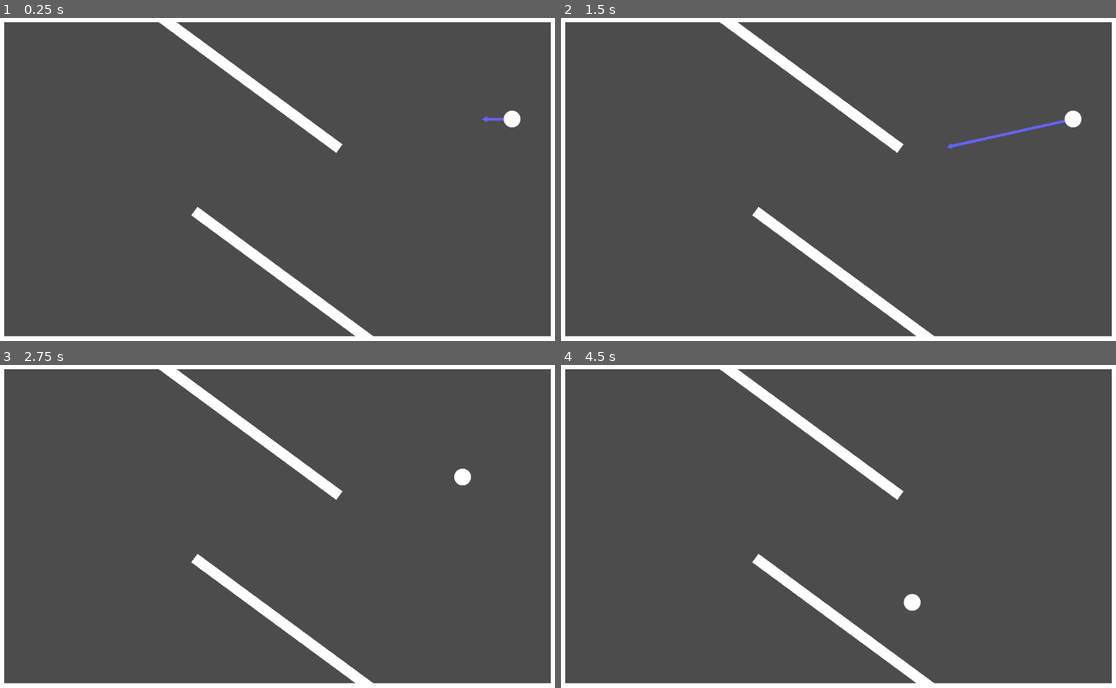
Above: before the commit, frames 1-4 (two rows, left to right).
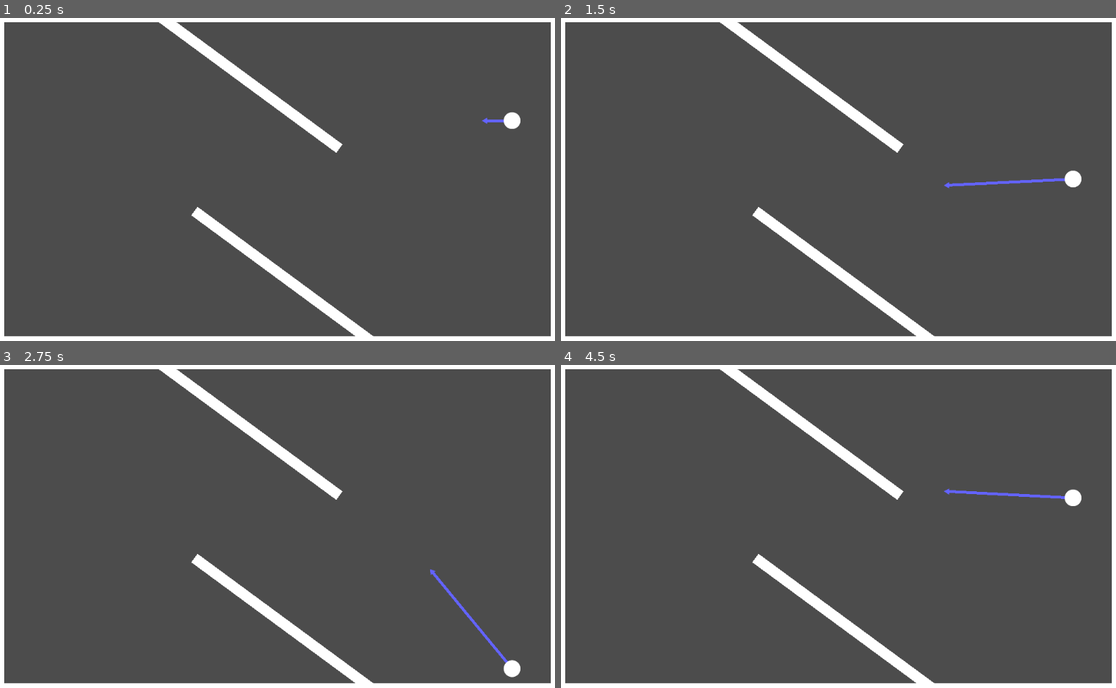
Above: after the commit, the same moments.

Repository: Serpenter/GGJam2021
Game: Godot game, scene res://test_scenes/TestLevel01/TestLevel01.tscn
Same seed, same stepped clock (60 frames per second), same inputs: the game is played once before the commit and once after it. This scene is started directly instead of the project's main scene.
Inputs (mouse positions are in pixels of both pictures, inside the frame that each line leads up to):
- Up to frame 1 (0.25 s): no input
- Up to frame 2 (1.5 s): move the mouse to (1071, 118) at 0.52 s; click (1071, 118) at 0.6 s; right-click (1071, 118) at 0.8 s; move the mouse to (727, 195) at 1.27 s; right-click (727, 195) at 1.35 s
- Up to frame 3 (2.75 s): click (166, 542) at 1.55 s; move the mouse to (333, 455) at 2.02 s; click (333, 455) at 2.1 s; right-click (333, 455) at 2.3 s
- Up to frame 4 (4.5 s): move the mouse to (810, 591) at 2.77 s; right-click (810, 591) at 2.85 s; click (810, 591) at 3.05 s; move the mouse to (1010, 574) at 3.52 s; click (1010, 574) at 3.6 s; right-click (1010, 574) at 3.8 s; move the mouse to (672, 478) at 4.27 s; right-click (672, 478) at 4.35 s

The runs differ from the first frame. In frame 1, 0.1% of the frame differs, in the area x 86-94%, y 28-35%; in frame 2, 0.7%, in the area x 68-94%, y 28-53%; in frame 3, 0.5%; in frame 4, 0.5%.

Commit message:
Small update for obstacles

Diff:
--- a/TheGame/main_scenes/main_game/main_game.gd
+++ b/TheGame/main_scenes/main_game/main_game.gd
@@ -8,7 +8,7 @@
 
 # Called when the node enters the scene tree for the first time.
 func _ready():
-	pass # Replace with function body.
+    pass # Replace with function body.
 
 
 # Called every frame. 'delta' is the elapsed time since the previous frame.
@@ -17,4 +17,4 @@
 
 
 func _on_to_main_menu_pressed():
-	GSceneManager.goto_scene_wloader("res://main_scenes/main_menu/main_menu.tscn")
+    GSceneManager.goto_scene_wloader("res://main_scenes/main_menu/main_menu.tscn")
--- a/TheGame/main_scenes/main_menu/main_menu.gd
+++ b/TheGame/main_scenes/main_menu/main_menu.gd
@@ -8,7 +8,7 @@
 
 # Called when the node enters the scene tree for the first time.
 func _ready():
-	pass # Replace with function body.
+    pass # Replace with function body.
 
 
 # Called every frame. 'delta' is the elapsed time since the previous frame.
@@ -17,14 +17,14 @@
 
 
 func _on_play_game_pressed():
-	GSceneManager.goto_scene_wloader("res://main_scenes/main_game/main_game.tscn")
-	pass # Replace with function body.
+    GSceneManager.goto_scene_wloader("res://main_scenes/main_game/main_game.tscn")
+    pass # Replace with function body.
 
 
 func _on_tutorial_pressed():
-	GSceneManager.goto_scene_wloader("res://main_scenes/tutorial/tutorial.tscn")
-	pass # Replace with function body.
+    GSceneManager.goto_scene_wloader("res://main_scenes/tutorial/tutorial.tscn")
+    pass # Replace with function body.
 
 
 func _on_exit_pressed():
-	get_tree().quit()
+    get_tree().quit()
--- a/TheGame/prefab_scenes/Ball/Ball.gd
+++ b/TheGame/prefab_scenes/Ball/Ball.gd
@@ -10,44 +10,44 @@
 
 # Called when the node enters the scene tree for the first time.
 func _ready():
-	pass # Replace with function body.
+    pass # Replace with function body.
 
 
 # Called every frame. 'delta' is the elapsed time since the previous frame.
 func _process(delta):
-	process_input()
+    process_input()
 
 func process_input():
-	if Input.is_action_just_pressed("right_click") \
-		and not is_launched \
-		and not impulse_selector.is_controlled \
-		and impulse_selector.is_input_provided:
-			initial_launch()
+    if Input.is_action_just_pressed("right_click") \
+        and not is_launched \
+        and not impulse_selector.is_controlled \
+        and impulse_selector.is_input_provided:
+            initial_launch()
 
 
 func initial_launch():
-	is_launched = true
-	impulse_selector.is_input_disabled = true
-	impulse_selector.visible = false
-	sleeping = false
-	var initial_impulse = impulse_selector.get_impulse()
-	apply_central_impulse(initial_impulse)
+    is_launched = true
+    impulse_selector.is_input_disabled = true
+    impulse_selector.visible = false
+    sleeping = false
+    var initial_impulse = impulse_selector.get_impulse()
+    apply_central_impulse(initial_impulse)
 
 func _on_InteractionArea_mouse_entered():
-	is_hovered = true
+    is_hovered = true
 
 
 func _on_InteractionArea_mouse_exited():
-	is_hovered = false
+    is_hovered = false
 
 
 func _on_InteractionArea_input_event(viewport, event, shape_idx):
-	if event is InputEventMouseButton:
-		print("click detected")
-	if not impulse_selector.is_input_disabled \
-	and not impulse_selector.is_controlled \
-	and event is InputEventMouseButton \
-	and event.button_index == BUTTON_LEFT \
-	and event.pressed:
-		impulse_selector.is_controlled = true
-		impulse_selector.is_just_received_control_command = true
+    if event is InputEventMouseButton:
+        print("click detected")
+    if not impulse_selector.is_input_disabled \
+    and not impulse_selector.is_controlled \
+    and event is InputEventMouseButton \
+    and event.button_index == BUTTON_LEFT \
+    and event.pressed:
+        impulse_selector.is_controlled = true
+        impulse_selector.is_just_received_control_command = true
--- a/TheGame/prefab_scenes/dummy_prefab/dummy_prefab.gd
+++ b/TheGame/prefab_scenes/dummy_prefab/dummy_prefab.gd
@@ -8,7 +8,7 @@
 
 # Called when the node enters the scene tree for the first time.
 func _ready():
-	pass # Replace with function body.
+    pass # Replace with function body.
 
 
 # Called every frame. 'delta' is the elapsed time since the previous frame.
--- a/TheGame/prefab_scenes/items/SelectorItem.gd
+++ b/TheGame/prefab_scenes/items/SelectorItem.gd
@@ -10,7 +10,7 @@
 signal selected(_packed_scene, _texture, _mod_color)
 
 func _ready():
-    var tmp_instance = item.instance()
+    var tmp_instance = item.instance().get_item_ui_data()
 
     texture = tmp_instance.item_ui_texture
     rect_size = tmp_instance.item_ui_size
--- a/TheGame/prefab_scenes/items/item1.gd
+++ b/TheGame/prefab_scenes/items/item1.gd
@@ -1,16 +1,9 @@
-extends "res://prefab_scenes/items/BasicItem.gd"
-
-
-# Declare member variables here. Examples:
-# var a = 2
-# var b = "text"
+extends Node2D
 
 
 # Called when the node enters the scene tree for the first time.
 func _ready():
     pass # Replace with function body.
 
-
-# Called every frame. 'delta' is the elapsed time since the previous frame.
-#func _process(delta):
-#    pass
+func get_item_ui_data():
+    return $ItemUIData
--- a/TheGame/prefab_scenes/items/item1.tscn
+++ b/TheGame/prefab_scenes/items/item1.tscn
@@ -1,13 +1,80 @@
-[gd_scene load_steps=3 format=2]
+[gd_scene load_steps=5 format=2]
 
 [ext_resource path="res://prefab_scenes/items/item1.gd" type="Script" id=1]
 [ext_resource path="res://assets/images/triangle_64x64.png" type="Texture" id=2]
+[ext_resource path="res://prefab_scenes/items/ItemUIData.gd" type="Script" id=3]
+
+[sub_resource type="Animation" id=1]
+resource_name = "itemidle"
+length = 3.0
+loop = true
+tracks/0/type = "value"
+tracks/0/path = NodePath("pivot:rotation_degrees")
+tracks/0/interp = 1
+tracks/0/loop_wrap = true
+tracks/0/imported = false
+tracks/0/enabled = true
+tracks/0/keys = {
+"times": PoolRealArray( 0, 3, 6 ),
+"transitions": PoolRealArray( 1, 1, 1 ),
+"update": 0,
+"values": [ 0.0, 360.0, 0.0 ]
+}
+tracks/1/type = "value"
+tracks/1/path = NodePath("pivot/pusher1:rotation_degrees")
+tracks/1/interp = 1
+tracks/1/loop_wrap = true
+tracks/1/imported = false
+tracks/1/enabled = true
+tracks/1/keys = {
+"times": PoolRealArray( 0, 3 ),
+"transitions": PoolRealArray( 1, 1 ),
+"update": 0,
+"values": [ 0.0, -360.0 ]
+}
+tracks/2/type = "value"
+tracks/2/path = NodePath("pivot/pusher2:rotation_degrees")
+tracks/2/interp = 1
+tracks/2/loop_wrap = true
+tracks/2/imported = false
+tracks/2/enabled = true
+tracks/2/keys = {
+"times": PoolRealArray( 0, 3 ),
+"transitions": PoolRealArray( 1, 1 ),
+"update": 0,
+"values": [ 0.0, -360.0 ]
+}
 
 [node name="item1" type="Node2D"]
 script = ExtResource( 1 )
+
+[node name="pivot" type="Node2D" parent="."]
+
+[node name="pusher1" type="KinematicBody2D" parent="pivot"]
+position = Vector2( -92, 0 )
+
+[node name="Sprite" type="Sprite" parent="pivot/pusher1"]
+self_modulate = Color( 0.929412, 0.054902, 0.054902, 1 )
+texture = ExtResource( 2 )
+
+[node name="CollisionPolygon2D" type="CollisionPolygon2D" parent="pivot/pusher1"]
+polygon = PoolVector2Array( -27.4661, 22.2361, -0.22142, -25.3136, 26.3807, 22.1075 )
+
+[node name="pusher2" type="KinematicBody2D" parent="pivot"]
+position = Vector2( 92, 0 )
+
+[node name="Sprite" type="Sprite" parent="pivot/pusher2"]
+self_modulate = Color( 0.929412, 0.054902, 0.054902, 1 )
+texture = ExtResource( 2 )
+
+[node name="CollisionPolygon2D" type="CollisionPolygon2D" parent="pivot/pusher2"]
+polygon = PoolVector2Array( -27.4661, 22.2361, -0.22142, -25.3136, 26.3807, 22.1075 )
+
+[node name="ItemUIData" type="Node2D" parent="."]
+script = ExtResource( 3 )
 item_ui_texture = ExtResource( 2 )
-item_ui_color = Color( 0.909804, 0.0509804, 0.14902, 1 )
+item_ui_color = Color( 0.929412, 0.054902, 0.054902, 1 )
 
-[node name="Sprite" type="Sprite" parent="."]
-self_modulate = Color( 0.909804, 0.0509804, 0.14902, 1 )
-texture = ExtResource( 2 )
+[node name="AnimationPlayer" type="AnimationPlayer" parent="."]
+autoplay = "itemidle"
+anims/itemidle = SubResource( 1 )
--- a/TheGame/prefab_scenes/items/item2.gd
+++ b/TheGame/prefab_scenes/items/item2.gd
@@ -1,16 +1,9 @@
-extends "res://prefab_scenes/items/BasicItem.gd"
-
-
-# Declare member variables here. Examples:
-# var a = 2
-# var b = "text"
+extends Node2D
 
 
 # Called when the node enters the scene tree for the first time.
 func _ready():
     pass # Replace with function body.
 
-
-# Called every frame. 'delta' is the elapsed time since the previous frame.
-#func _process(delta):
-#    pass
+func get_item_ui_data():
+    return $ItemUIData
--- a/TheGame/prefab_scenes/items/item2.tscn
+++ b/TheGame/prefab_scenes/items/item2.tscn
@@ -1,13 +1,17 @@
-[gd_scene load_steps=3 format=2]
+[gd_scene load_steps=4 format=2]
 
 [ext_resource path="res://prefab_scenes/items/item2.gd" type="Script" id=1]
 [ext_resource path="res://assets/images/triangle_64x64.png" type="Texture" id=2]
+[ext_resource path="res://prefab_scenes/items/ItemUIData.gd" type="Script" id=3]
 
 [node name="item2" type="Node2D"]
 script = ExtResource( 1 )
-item_ui_texture = ExtResource( 2 )
-item_ui_color = Color( 0.054902, 0.196078, 0.976471, 1 )
 
 [node name="Sprite" type="Sprite" parent="."]
 self_modulate = Color( 0.054902, 0.196078, 0.976471, 1 )
 texture = ExtResource( 2 )
+
+[node name="ItemUIData" type="Node2D" parent="."]
+script = ExtResource( 3 )
+item_ui_texture = ExtResource( 2 )
+item_ui_color = Color( 0.054902, 0.196078, 0.976471, 1 )
--- a/TheGame/prefab_scenes/items/item3.gd
+++ b/TheGame/prefab_scenes/items/item3.gd
@@ -1,16 +1,9 @@
-extends "res://prefab_scenes/items/BasicItem.gd"
-
-
-# Declare member variables here. Examples:
-# var a = 2
-# var b = "text"
+extends Node2D
 
 
 # Called when the node enters the scene tree for the first time.
 func _ready():
     pass # Replace with function body.
 
-
-# Called every frame. 'delta' is the elapsed time since the previous frame.
-#func _process(delta):
-#    pass
+func get_item_ui_data():
+    return $ItemUIData
--- a/TheGame/prefab_scenes/items/item3.tscn
+++ b/TheGame/prefab_scenes/items/item3.tscn
@@ -1,13 +1,18 @@
-[gd_scene load_steps=3 format=2]
+[gd_scene load_steps=5 format=2]
 
 [ext_resource path="res://prefab_scenes/items/item3.gd" type="Script" id=1]
 [ext_resource path="res://assets/images/triangle_64x64.png" type="Texture" id=2]
+[ext_resource path="res://assets/images/circle_64x64.png" type="Texture" id=3]
+[ext_resource path="res://prefab_scenes/items/ItemUIData.gd" type="Script" id=4]
 
 [node name="item3" type="Node2D"]
 script = ExtResource( 1 )
-item_ui_texture = ExtResource( 2 )
-item_ui_color = Color( 0.027451, 0.741176, 0.192157, 1 )
 
 [node name="Sprite" type="Sprite" parent="."]
 self_modulate = Color( 0.027451, 0.741176, 0.192157, 1 )
 texture = ExtResource( 2 )
+
+[node name="ItemUIData" type="Node2D" parent="."]
+script = ExtResource( 4 )
+item_ui_texture = ExtResource( 3 )
+item_ui_color = Color( 0.027451, 0.741176, 0.192157, 1 )
--- a/TheGame/project.godot
+++ b/TheGame/project.godot
@@ -23,23 +23,6 @@
 
 GSceneManager="*res://global_scripts/g_scene_manager.gd"
 
-[input]
-
-left_click={
-"deadzone": 0.5,
-"events": [ Object(InputEventMouseButton,"resource_local_to_scene":false,"resource_name":"","device":0,"alt":false,"shift":false,"control":false,"meta":false,"command":false,"button_mask":0,"position":Vector2( 0, 0 ),"global_position":Vector2( 0, 0 ),"factor":1.0,"button_index":1,"pressed":false,"doubleclick":false,"script":null)
- ]
-}
-right_click={
-"deadzone": 0.5,
-"events": [ Object(InputEventMouseButton,"resource_local_to_scene":false,"resource_name":"","device":0,"alt":false,"shift":false,"control":false,"meta":false,"command":false,"button_mask":0,"position":Vector2( 0, 0 ),"global_position":Vector2( 0, 0 ),"factor":1.0,"button_index":2,"pressed":false,"doubleclick":false,"script":null)
- ]
-}
-
-[physics]
-
-2d/default_gravity=0
-
 [rendering]
 
 environment/default_environment="res://default_env.tres"
--- a/TheGame/test_scenes/tile_snap/Selector.gd
+++ /dev/null
@@ -1,22 +0,0 @@
-extends Control
-
-
-export(Array, PackedScene) var items
-var paked_selector_item = ResourceLoader.load("res://prefab_scenes/items/selector_item.tscn")
-var child_width = 0
-
-
-func _ready():
-    pass
-#    for item in items:
-#        var _item = item.instance()
-#        var sel_item = paked_selector_item.instance()
-#
-#        sel_item.rect_size = _item.item_size
-#        sel_item.texture = _item.item_ui_texture
-#        sel_item.self_modulate = _item.col
-#        sel_item.rect_position.x += child_width
-#
-#        child_width += _item.item_size.x
-#        #var tre = TextureRect.new()
-#        $Viewport/Control.add_child(sel_item)
--- a/TheGame/test_scenes/tile_snap/tile_snap.tscn
+++ b/TheGame/test_scenes/tile_snap/tile_snap.tscn
@@ -1,8 +1,7 @@
-[gd_scene load_steps=10 format=2]
+[gd_scene load_steps=9 format=2]
 
 [ext_resource path="res://resources/prototype_tileset.tres" type="TileSet" id=1]
 [ext_resource path="res://test_scenes/tile_snap/Spawner.gd" type="Script" id=2]
-[ext_resource path="res://assets/images/triangle_64x64.png" type="Texture" id=3]
 [ext_resource path="res://prefab_scenes/items/SelectorItem.gd" type="Script" id=4]
 [ext_resource path="res://prefab_scenes/items/item1.tscn" type="PackedScene" id=5]
 [ext_resource path="res://prefab_scenes/items/item2.tscn" type="PackedScene" id=6]
@@ -59,10 +58,8 @@
 }
 
 [node name="Picker_01" type="TextureRect" parent="CanvasLayer/Selector/HBoxContainer"]
-margin_right = 64.0
-margin_bottom = 64.0
+margin_bottom = 40.0
 mouse_filter = 0
-texture = ExtResource( 3 )
 script = ExtResource( 4 )
 how_many = 10
 item = ExtResource( 5 )
@@ -83,11 +80,10 @@
 }
 
 [node name="Picker_02" type="TextureRect" parent="CanvasLayer/Selector/HBoxContainer"]
-margin_left = 68.0
-margin_right = 132.0
-margin_bottom = 64.0
+margin_left = 4.0
+margin_right = 4.0
+margin_bottom = 40.0
 mouse_filter = 0
-texture = ExtResource( 3 )
 script = ExtResource( 4 )
 how_many = 5
 item = ExtResource( 6 )
@@ -108,11 +104,10 @@
 }
 
 [node name="Picker_03" type="TextureRect" parent="CanvasLayer/Selector/HBoxContainer"]
-margin_left = 136.0
-margin_right = 200.0
-margin_bottom = 64.0
+margin_left = 8.0
+margin_right = 8.0
+margin_bottom = 40.0
 mouse_filter = 0
-texture = ExtResource( 3 )
 script = ExtResource( 4 )
 how_many = 5
 item = ExtResource( 7 )
@@ -120,6 +115,30 @@
 shade_color = Color( 0.882353, 0.819608, 0.819608, 0.54902 )
 
 [node name="Label" type="Label" parent="CanvasLayer/Selector/HBoxContainer/Picker_03"]
+anchor_left = 0.5
+anchor_top = 0.5
+anchor_right = 0.5
+anchor_bottom = 0.5
+margin_left = -20.0
+margin_top = -7.0
+margin_right = 20.0
+margin_bottom = 7.0
+__meta__ = {
+"_edit_use_anchors_": false
+}
+
+[node name="Picker_04" type="TextureRect" parent="CanvasLayer/Selector/HBoxContainer"]
+margin_left = 12.0
+margin_right = 12.0
+margin_bottom = 40.0
+mouse_filter = 0
+script = ExtResource( 4 )
+how_many = 2
+item = ExtResource( 5 )
+compatible_tile_ids = [ 2 ]
+shade_color = Color( 0.882353, 0.819608, 0.819608, 0.54902 )
+
+[node name="Label" type="Label" parent="CanvasLayer/Selector/HBoxContainer/Picker_04"]
 anchor_left = 0.5
 anchor_top = 0.5
 anchor_right = 0.5
Renamed: TheGame/prefab_scenes/items/BasicItem.gd -> TheGame/prefab_scenes/items/ItemUIData.gd
